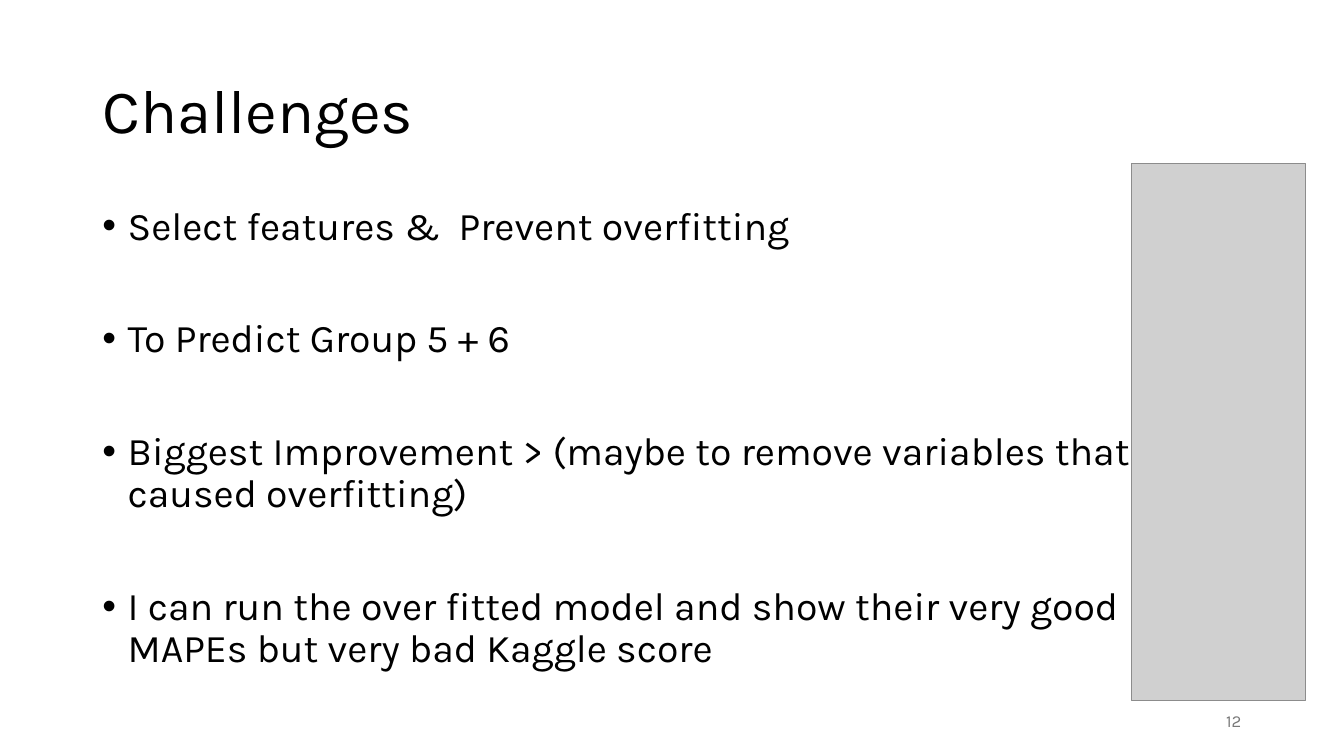
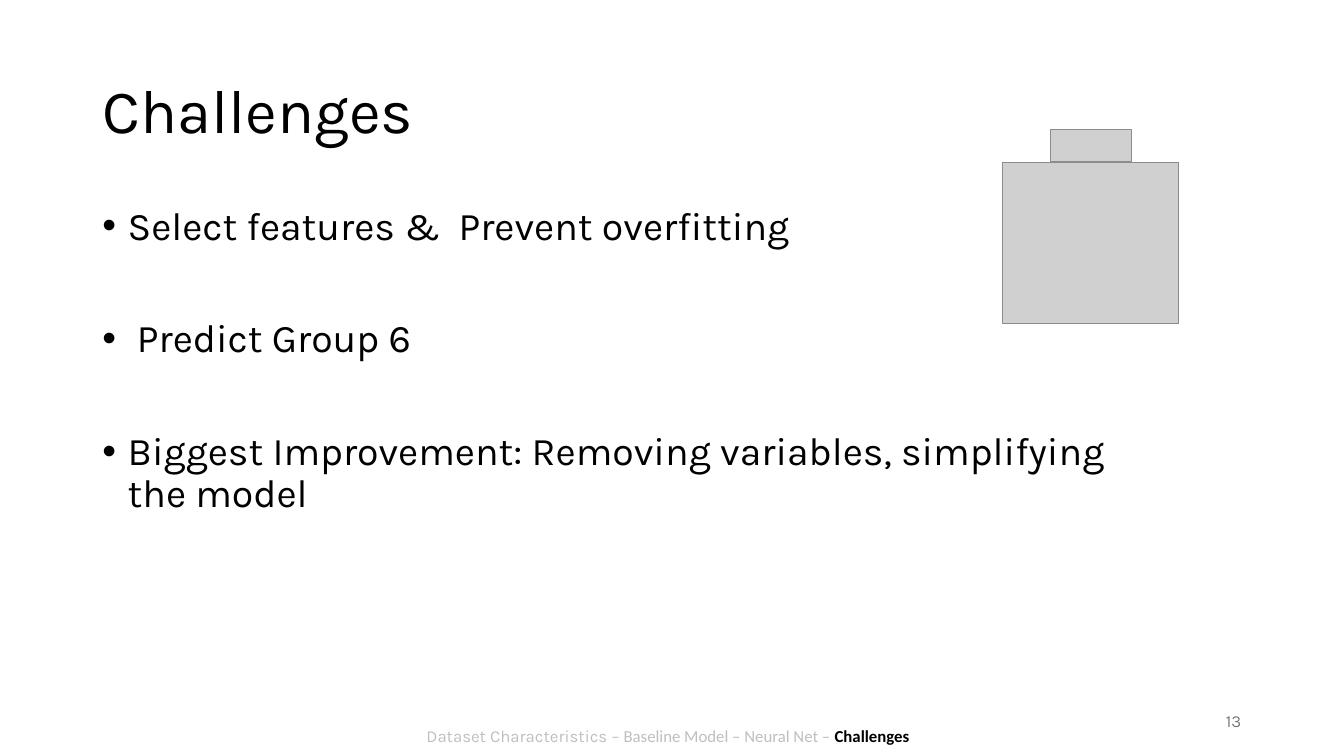
Before and after one commit to antonroefer/bakery-sales-prediction-group-3, a slide deck: slide 13 of 4_Presentation/Group 3.pptx (slide 12 before the commit). Drawn at 1344x756 pixels with LibreOffice and Linux fonts; fonts in the diff are those of the drawing; grey boxes stand for pictures. Boxes give left, top, right and bottom in pixels: in the first picture for what was removed or moved away, otherwise in the second. Text is boxed around its words. In the diff, an @@ line names an element or a change of style, - is before the commit and + after.

Commit message:
draft 2

```diff
--- a/4_Presentation/Group 3.pptx
+++ b/4_Presentation/Group 3.pptx
@@ picture added at (x1=1051, y1=130, x2=1132, y2=161) @@
@@ picture added at (x1=1003, y1=162, x2=1179, y2=324) @@
@@ picture removed at (x1=1132, y1=163, x2=1306, y2=701) @@
@@ text at (x1=128, y1=325, x2=1104, y2=508): text changed @@
-• To Predict Group 5 + 6
-• Biggest Improvement > (maybe to remove variables that caused overfitting)
-• I can run the over fitted model and show their very good MAPEs but very bad Kaggle score
+• Predict Group 6
+• Biggest Improvement: Removing variables, simplifying the model
@@ page number at (x1=1226, y1=716, x2=1241, y2=727): text changed @@
-12
+13
@@ text added at (x1=426, y1=730, x2=910, y2=745), 12 pt, text #BFBFBF @@
+Dataset Characteristics – Baseline Model – Neural Net – Challenges
```
Also in this commit, not shown: 9 other slides changed, 2 slides added.
